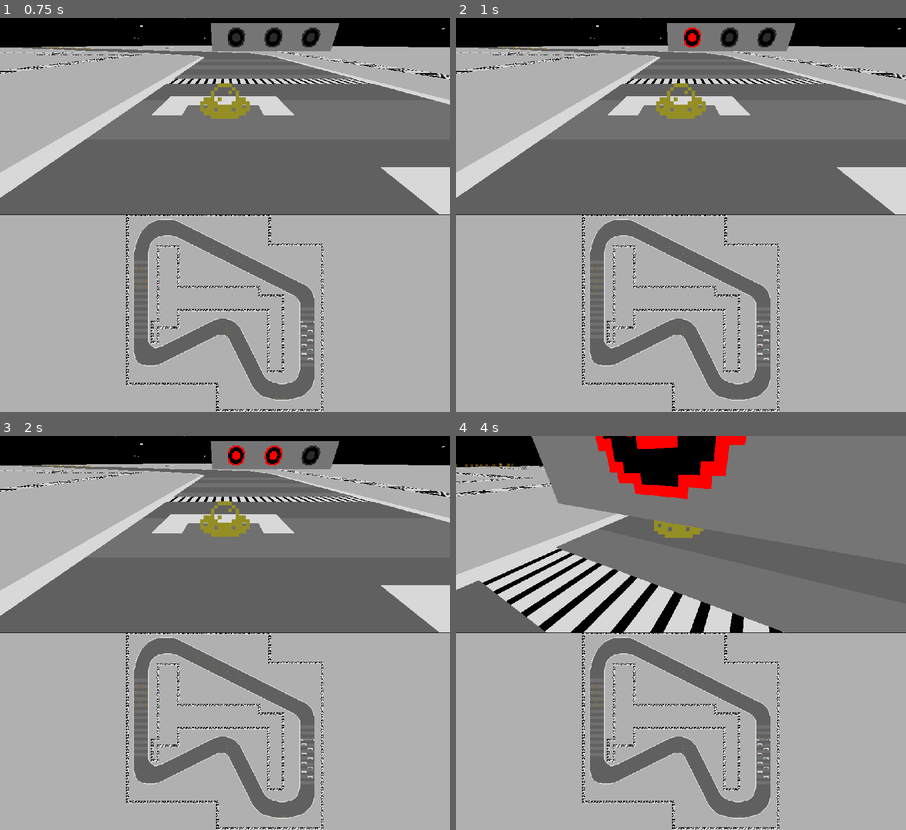
Above: before the commit, frames 1-4 (two rows, left to right).
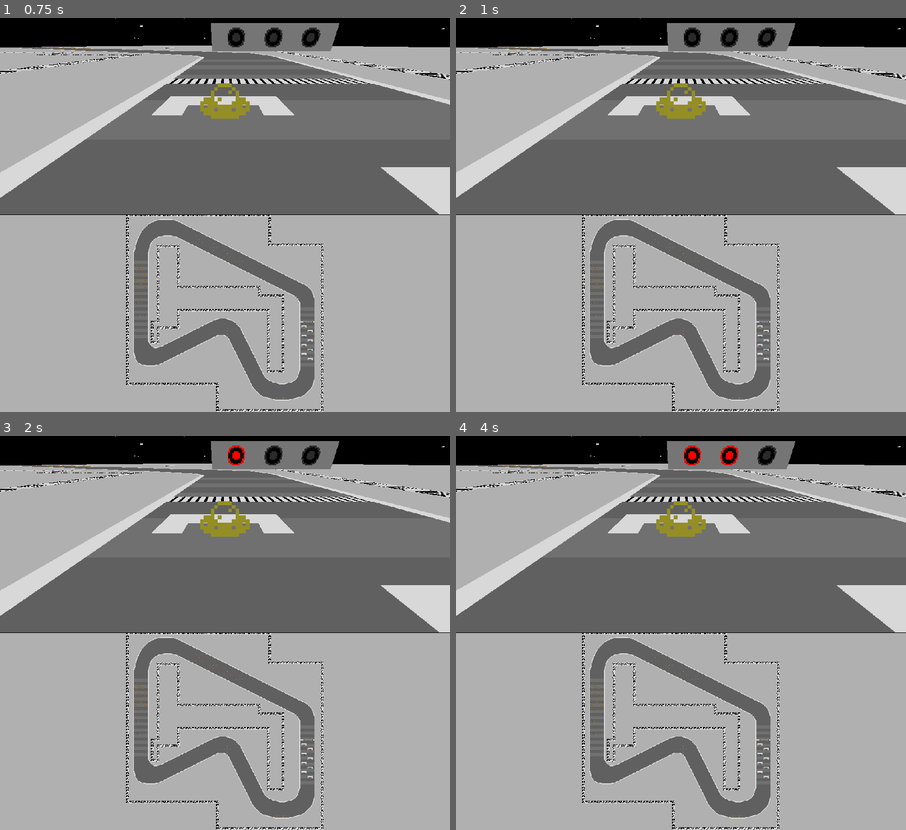
Above: after the commit, the same moments.

Repository: puzzud/MizJam1
Game: Godot game, scene res://Scenes/Game.tscn
The game is run twice, just before and just after one commit, with the same random seed, the same clock (stepped at 60 frames per second) and the same inputs.
Inputs:
- Up to frame 1 (0.75 s): tap Enter at 0.5 s; hold D (game_turn_right) from 0.53 s (still down); hold P from 0.53 s (still down)
- Up to frame 2 (1 s): keep holding D (game_turn_right); keep holding P
- Up to frame 3 (2 s): tap Space (game_accelerate) at 1.25 s; release D (game_turn_right) at 1.28 s; release P at 1.28 s; hold S (game_brake) from 1.28 s (still down); tap P at 1.35 s
- Up to frame 4 (4 s): release S (game_brake) at 2.03 s; hold D (game_turn_right) 2.03-2.78 s; hold P 2.03-2.78 s; tap Enter at 2.75 s; hold Space (game_accelerate) 2.78-3.53 s; tap P at 2.85 s; hold A (game_turn_left) from 3.53 s (still down); hold P from 3.53 s (still down)

Frame 1 is identical in both runs. In frame 2, less than 0.1% of the frame differs, in the area x 50-55%, y 2-8%; in frame 3, less than 0.1%; in frame 4, 23%, in the area x 0-100%, y 0-85%.

Commit message:
Added win sequence.

Diff:
--- /dev/null
+++ b/Project/Scenes/AiController.tscn
@@ -0,0 +1,7 @@
+[gd_scene load_steps=2 format=2]
+
+[ext_resource path="res://Scripts/AiController.gd" type="Script" id=1]
+
+[node name="AiController" type="Node"]
+script = ExtResource( 1 )
+trackNodePath = NodePath("../../../Track")
--- a/Project/Scenes/Game.tscn
+++ b/Project/Scenes/Game.tscn
@@ -5,7 +5,7 @@
 [ext_resource path="res://Scripts/HumanController.gd" type="Script" id=3]
 [ext_resource path="res://Scripts/Game.gd" type="Script" id=4]
 [ext_resource path="res://Scripts/FollowCamera.gd" type="Script" id=5]
-[ext_resource path="res://Scripts/AiController.gd" type="Script" id=6]
+[ext_resource path="res://Scenes/AiController.tscn" type="PackedScene" id=7]
 
 [node name="Game" type="Spatial"]
 script = ExtResource( 4 )
@@ -32,9 +32,7 @@
 [node name="Sprite3D" parent="Karts/Kart2" index="0"]
 modulate = Color( 0.717647, 0.2, 0.2, 1 )
 
-[node name="Controller" type="Node" parent="Karts/Kart2"]
-script = ExtResource( 6 )
-trackNodePath = NodePath("../../../Track")
+[node name="Controller" parent="Karts/Kart2" instance=ExtResource( 7 )]
 
 [node name="Kart3" parent="Karts" instance=ExtResource( 2 )]
 transform = Transform( 1, 0, 0, 0, 1, 0, 0, 0, 1, 51.1661, 0, 15.0808 )
@@ -42,9 +40,7 @@
 [node name="Sprite3D" parent="Karts/Kart3" index="0"]
 modulate = Color( 0.2, 0.243137, 0.717647, 1 )
 
-[node name="Controller" type="Node" parent="Karts/Kart3"]
-script = ExtResource( 6 )
-trackNodePath = NodePath("../../../Track")
+[node name="Controller" parent="Karts/Kart3" instance=ExtResource( 7 )]
 
 [node name="Kart4" parent="Karts" instance=ExtResource( 2 )]
 transform = Transform( 1, 0, 0, 0, 1, 0, 0, 0, 1, 55.0425, 0, 17.9947 )
@@ -52,9 +48,7 @@
 [node name="Sprite3D" parent="Karts/Kart4" index="0"]
 modulate = Color( 0.2, 0.717647, 0.215686, 1 )
 
-[node name="Controller" type="Node" parent="Karts/Kart4"]
-script = ExtResource( 6 )
-trackNodePath = NodePath("../../../Track")
+[node name="Controller" parent="Karts/Kart4" instance=ExtResource( 7 )]
 
 [node name="Kart5" parent="Karts" instance=ExtResource( 2 )]
 transform = Transform( 1, 0, 0, 0, 1, 0, 0, 0, 1, 50.9714, 0, 21.1505 )
@@ -62,9 +56,7 @@
 [node name="Sprite3D" parent="Karts/Kart5" index="0"]
 modulate = Color( 0.654902, 0.2, 0.717647, 1 )
 
-[node name="Controller" type="Node" parent="Karts/Kart5"]
-script = ExtResource( 6 )
-trackNodePath = NodePath("../../../Track")
+[node name="Controller" parent="Karts/Kart5" instance=ExtResource( 7 )]
 
 [node name="Kart6" parent="Karts" instance=ExtResource( 2 )]
 transform = Transform( 1, 0, 0, 0, 1, 0, 0, 0, 1, 54.9138, 0, 24.2642 )
@@ -72,9 +64,7 @@
 [node name="Sprite3D" parent="Karts/Kart6" index="0"]
 modulate = Color( 0.2, 0.717647, 0.709804, 1 )
 
-[node name="Controller" type="Node" parent="Karts/Kart6"]
-script = ExtResource( 6 )
-trackNodePath = NodePath("../../../Track")
+[node name="Controller" parent="Karts/Kart6" instance=ExtResource( 7 )]
 
 [node name="Viewports" type="VBoxContainer" parent="."]
 anchor_right = 1.0
@@ -131,6 +121,32 @@
 transform = Transform( 1, 1.00064e-06, -4.97715e-07, 0, 0.445348, 0.895358, 1.11759e-06, -0.895358, 0.445348, 0, 95, 62 )
 fov = 56.7
 far = 150.0
+
+[node name="Ui" type="Control" parent="."]
+anchor_right = 1.0
+anchor_bottom = 1.0
+__meta__ = {
+"_edit_use_anchors_": false
+}
+
+[node name="RaceResultMessage" type="Label" parent="Ui"]
+anchor_left = 0.5
+anchor_top = 0.5
+anchor_right = 0.5
+anchor_bottom = 0.5
+margin_left = -475.0
+margin_top = -420.0
+margin_right = -355.0
+margin_bottom = -389.0
+rect_scale = Vector2( 8, 8 )
+custom_colors/font_color = Color( 1, 1, 1, 1 )
+custom_colors/font_outline_modulate = Color( 1, 0, 0, 1 )
+align = 1
+valign = 1
+autowrap = true
+__meta__ = {
+"_edit_use_anchors_": false
+}
 [connection signal="kartCrossedFinishLine" from="Track" to="." method="onTrackKartCrossedFinishLine"]
 [connection signal="startSequenceFinished" from="Track" to="." method="onTrackStartSequenceFinished"]
 
--- a/Project/Scripts/Game.gd
+++ b/Project/Scripts/Game.gd
@@ -1,11 +1,15 @@
 extends Spatial
 class_name Game
+
+const aiControllerPrefab := preload("res://Scenes/AiController.tscn")
 
 const maxNumberOfLaps := 3
 
 var kartLapNumbers = []
 
 var kartIds = {}
+
+var winnerKartId := -1
 
 func _ready():
 	initializeKartIds()
@@ -14,13 +18,25 @@
 	startTrafficLight()
 
 func _input(event: InputEvent) -> void:
-	if Input.is_key_pressed(KEY_F1):
+	if Input.is_key_pressed(KEY_P):
 		Engine.time_scale = 0.125
 	else:
 		Engine.time_scale = 1.0
 
+	if Input.is_key_pressed(KEY_F1):
+		restartRace()
+
 func getKartIdFromKart(kart: Kart) -> int:
 	return kartIds[kart]
+
+func getHumanControlledKart() -> Kart:
+	for _kart in $Karts.get_children():
+		var kart: Kart = _kart
+		if kart.has_node("Controller"):
+			if kart.get_node("Controller") is HumanController:
+				return kart
+
+	return null
 
 func getKartLapNumber(kartId) -> int:
 	return kartLapNumbers[kartId]
@@ -75,13 +91,21 @@
 	if kartLapNumber > maxNumberOfLaps + 1:
 		# Race is already over.
 		return
-	elif haveAllKartsFinished():
-		endRace()
+	elif kartLapNumber > maxNumberOfLaps:
+		if winnerKartId == -1:
+			winnerKartId = kartId
+
+		if kartId == getKartIdFromKart(getHumanControlledKart()):
+			endRace()
 
 	if haveAllKartsStarted():
 		getTrack().showLapNumber(getHighestLapNumber())
 
 func endRace() -> void:
+	issueRaceResultMessage()
+	automateAllHumanControlledKarts()
+
+func restartRace():
 	get_tree().reload_current_scene()
 
 func startTrafficLight() -> void:
@@ -94,3 +118,25 @@
 	for _kart in $Karts.get_children():
 		var kart: Kart = _kart
 		kart.positionLocked = false
+
+func automateAllHumanControlledKarts() -> void:
+	var kart := getHumanControlledKart()
+	if kart != null:
+		automateKart(kart)
+
+func automateKart(kart: Kart) -> void:
+	kart.remove_child(kart.get_node("Controller"))
+	var aiController := aiControllerPrefab.instance()
+	aiController.name = "Controller"
+	kart.add_child(aiController)
+
+func issueRaceResultMessage() -> void:
+	var kart := getHumanControlledKart()
+	if kart == null:
+		return
+
+	var kartId := getKartIdFromKart(kart)
+	if kartId == winnerKartId:
+		$Ui/RaceResultMessage.text = "You Have Become a Winner!"
+	else:
+		$Ui/RaceResultMessage.text = "Try Again"
